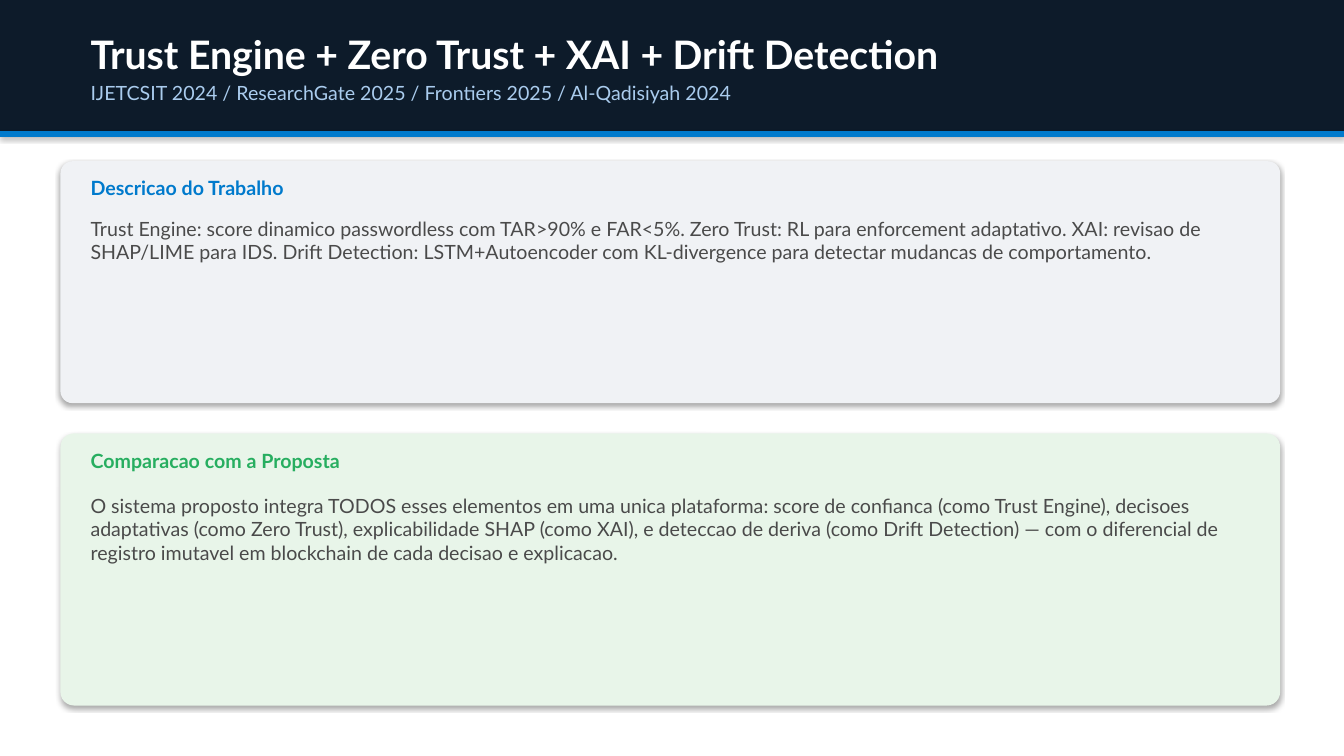
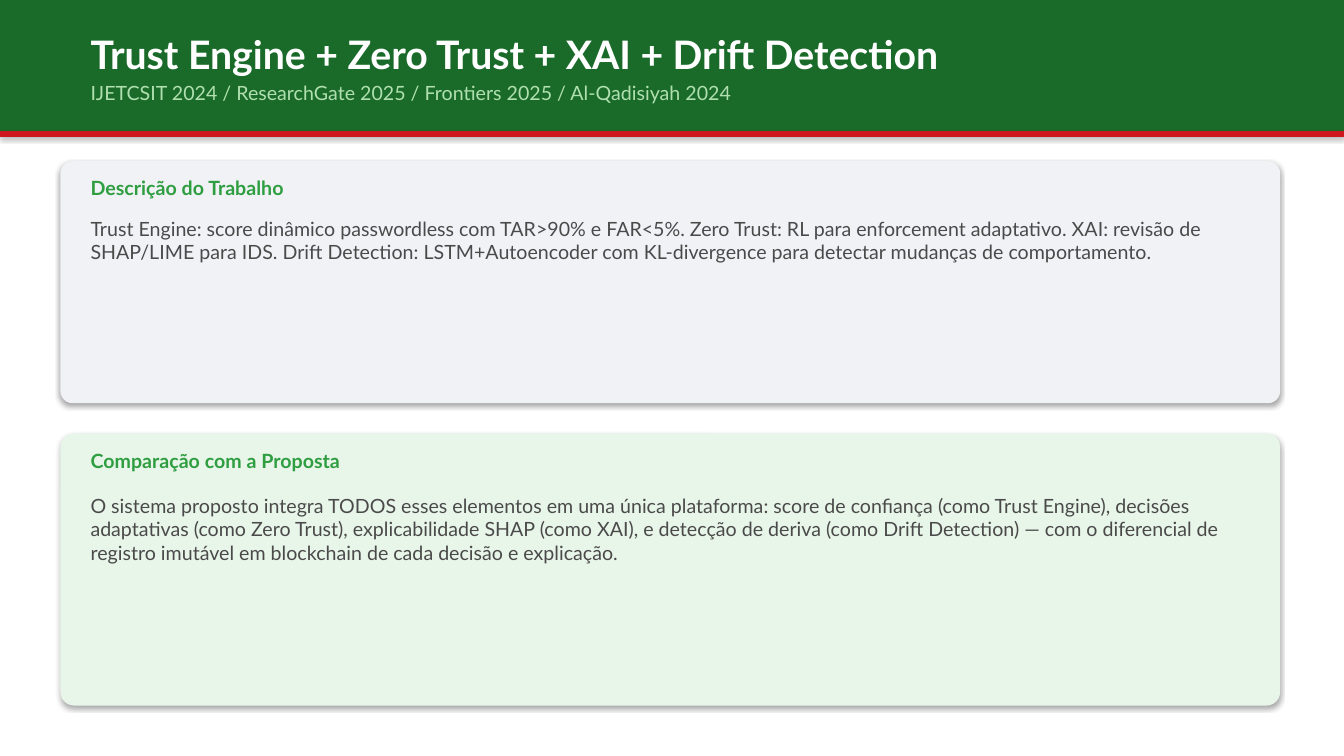
Before and after one commit to jgbcientista/gestao-autonomo, a slide deck: slide 12 of docs/trabalhos-relacionados.pptx. Drawn at 1344x756 pixels with LibreOffice and Linux fonts; fonts in the diff are those of the drawing. Boxes give left, top, right and bottom in pixels: in the first picture for what was removed or moved away, otherwise in the second. Text is boxed around its words. In the diff, an @@ line names an element or a change of style, - is before the commit and + after.

```diff
--- a/docs/trabalhos-relacionados.pptx
+++ b/docs/trabalhos-relacionados.pptx
@@ rectangle at bbox=[0, 0, 1344, 131]: fill #0D1B2A to #1A6B2A @@
@@ text "IJETCSIT 2024 / ResearchGate 2025 ..." at bbox=[91, 85, 731, 104]: text colour #AACCEE to #B0E0B0 @@
@@ rectangle at bbox=[0, 131, 1344, 137]: fill #007ACC to #CD191E @@
@@ text at bbox=[91, 180, 283, 199]: text changed; text colour #007ACC to #2F9E41 @@
-Descricao do Trabalho
+Descrição do Trabalho
@@ text at bbox=[91, 221, 1200, 263]: text changed @@
-Trust Engine: score dinamico passwordless com TAR>90% e FAR<5%. Zero Trust: RL para enforcement adaptativo. XAI: revisao de SHAP/LIME para IDS. Drift Detection: LSTM+Autoencoder com KL-divergence para detectar mudancas de comportamento.
+Trust Engine: score dinâmico passwordless com TAR>90% e FAR<5%. Zero Trust: RL para enforcement adaptativo. XAI: revisão de SHAP/LIME para IDS. Drift Detection: LSTM+Autoencoder com KL-divergence para detectar mudanças de comportamento.
@@ text at bbox=[91, 453, 340, 472]: text changed; text colour #27AE60 to #2F9E41 @@
-Comparacao com a Proposta
+Comparação com a Proposta
@@ text at bbox=[91, 498, 1218, 564]: text changed @@
-O sistema proposto integra TODOS esses elementos em uma unica plataforma: score de confianca (como Trust Engine), decisoes adaptativas (como Zero Trust), explicabilidade SHAP (como XAI), e deteccao de deriva (como Drift Detection) — com o diferencial de registro imutavel em blockchain de cada decisao e explicacao.
+O sistema proposto integra TODOS esses elementos em uma única plataforma: score de confiança (como Trust Engine), decisões adaptativas (como Zero Trust), explicabilidade SHAP (como XAI), e detecção de deriva (como Drift Detection) — com o diferencial de registro imutável em blockchain de cada decisão e explicação.
```
Also in this commit, not shown: 16 other slides changed, 2 other files.
